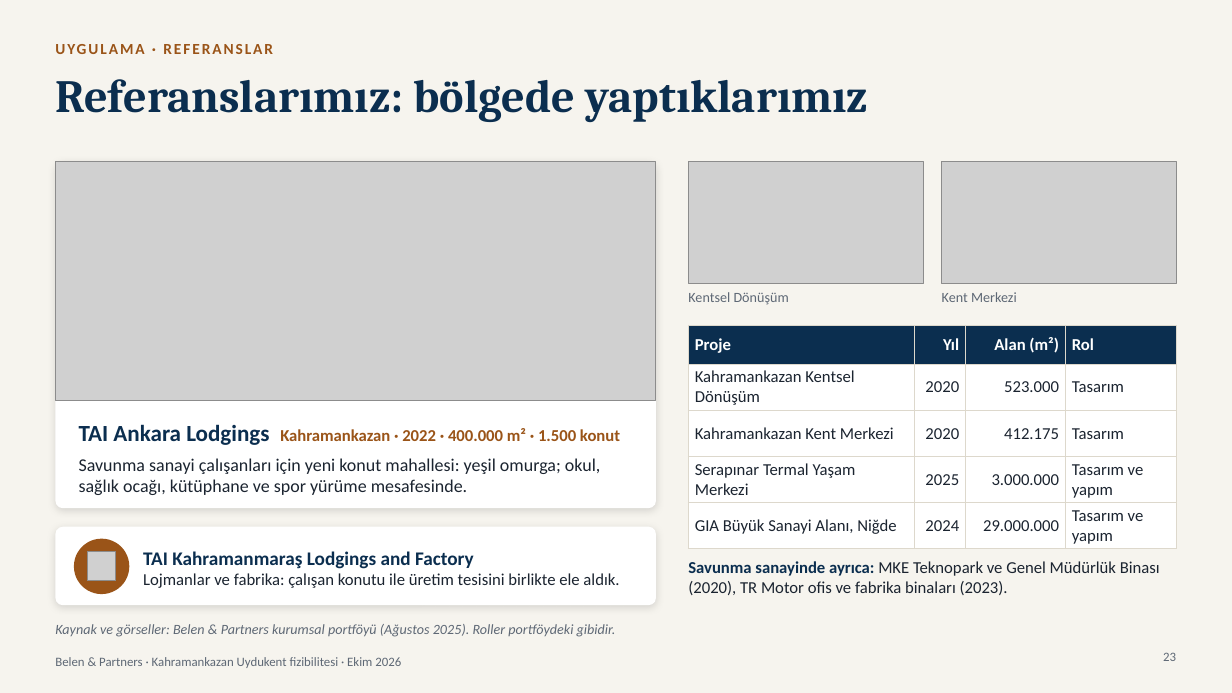
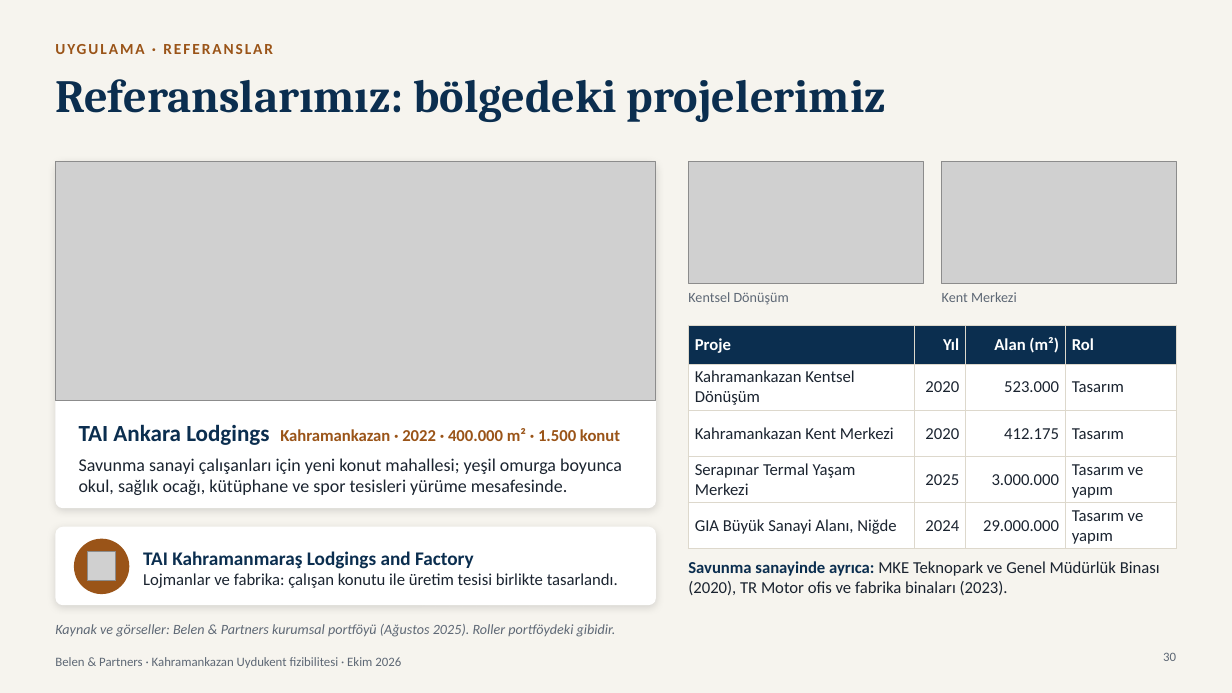
Before and after one commit to modularbelen-del/sunum, a slide deck: slide 30 of reports/Kahramankazan Uydukent sunumu.pptx (slide 23 before the commit). Drawn at 1232x693 pixels with LibreOffice and Linux fonts; fonts in the diff are those of the drawing; grey boxes stand for pictures. Boxes give left, top, right and bottom in pixels: in the first picture for what was removed or moved away, otherwise in the second. Text is boxed around its words. In the diff, an @@ line names an element or a change of style, - is before the commit and + after.

```diff
--- a/reports/Kahramankazan Uydukent sunumu.pptx
+++ b/reports/Kahramankazan Uydukent sunumu.pptx
@@ title at bbox=[55, 79, 886, 122]: text changed @@
-Referanslarımız: bölgede yaptıklarımız
+Referanslarımız: bölgedeki projelerimiz
@@ text at bbox=[79, 458, 622, 495]: text changed @@
-Savunma sanayi çalışanları için yeni konut mahallesi: yeşil omurga; okul, sağlık ocağı, kütüphane ve spor yürüme mesafesinde.
+Savunma sanayi çalışanları için yeni konut mahallesi; yeşil omurga boyunca okul, sağlık ocağı, kütüphane ve spor tesisleri yürüme mesafesinde.
@@ text at bbox=[143, 573, 618, 588]: text changed @@
-Lojmanlar ve fabrika: çalışan konutu ile üretim tesisini birlikte ele aldık.
+Lojmanlar ve fabrika: çalışan konutu ile üretim tesisi birlikte tasarlandı.
@@ page number at bbox=[1163, 652, 1176, 661]: text changed @@
-23
+30
```
Also in this commit, not shown: 22 other slides changed, 7 slides added, 19 other files.
